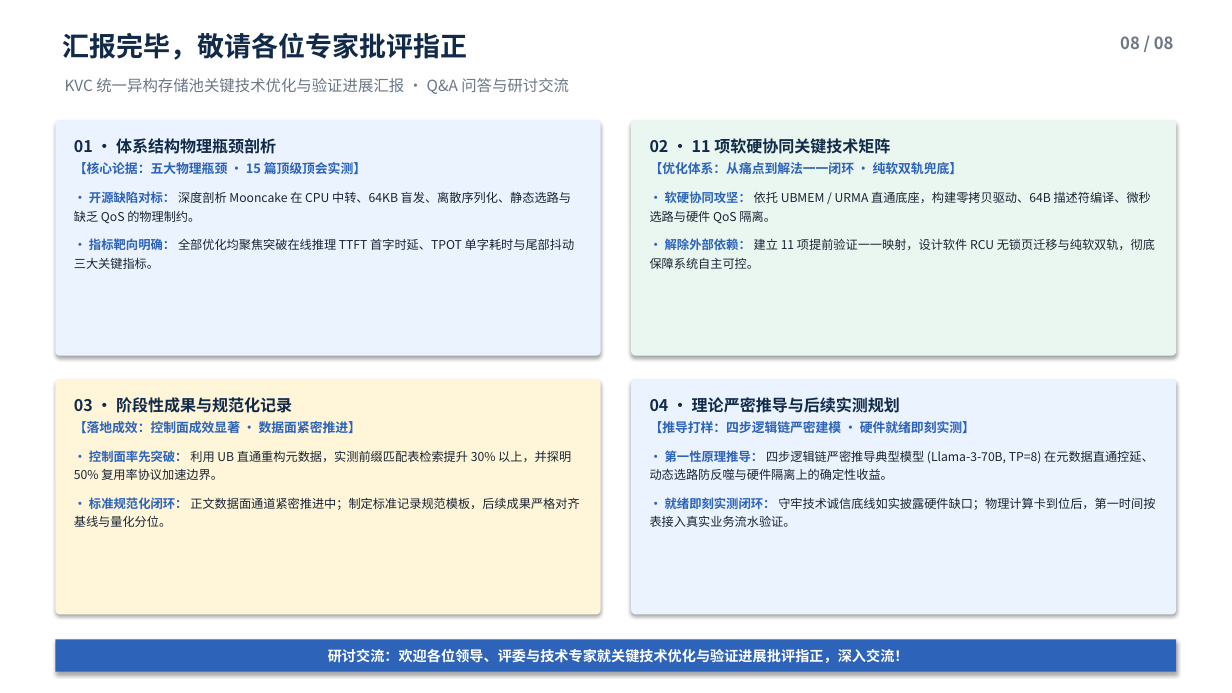
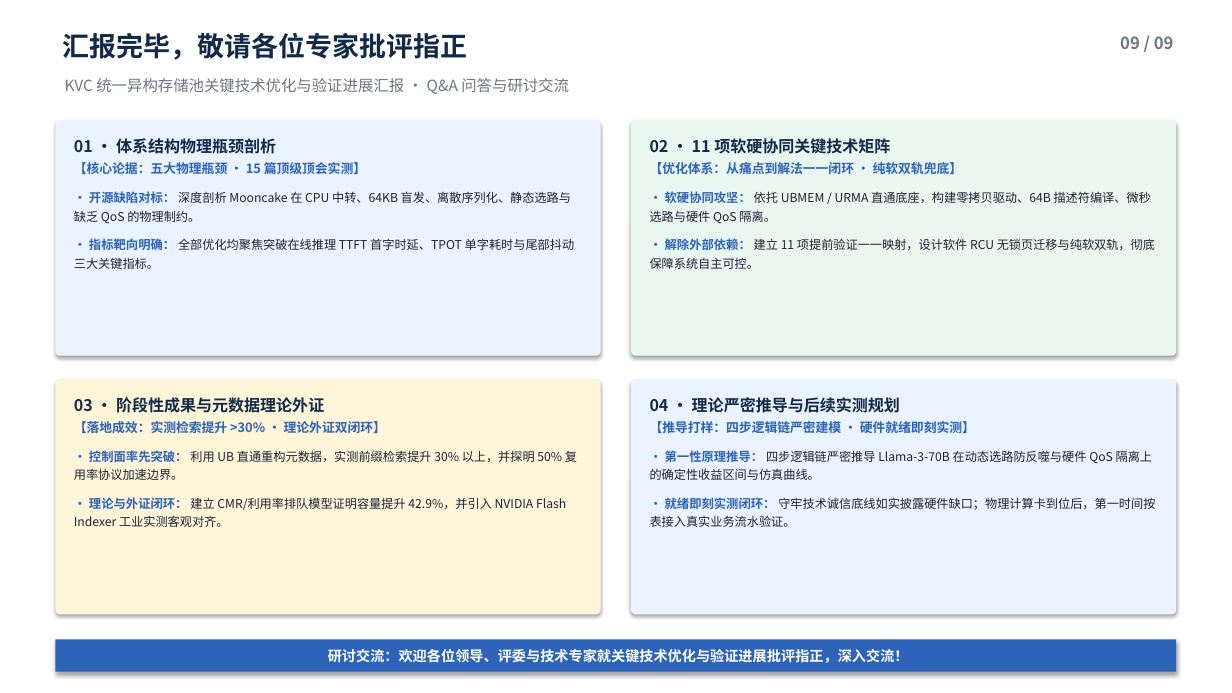
Before and after one commit to stonetree/reports, a slide deck: slide 9 of kvcache/unified_kv_memory/立项汇报PPTX/关键技术汇报_20260910/统一异构KVCache存储池_关键技术汇报_初稿_20260910.pptx (slide 8 before the commit). Drawn at 1232x693 pixels with LibreOffice and Linux fonts; fonts in the diff are those of the drawing. Boxes give left, top, right and bottom in pixels: in the first picture for what was removed or moved away, otherwise in the second. Text is boxed around its words. In the diff, an @@ line names an element or a change of style, - is before the commit and + after.

```diff
--- a/kvcache/unified_kv_memory/立项汇报PPTX/关键技术汇报_20260910/统一异构KVCache存储池_关键技术汇报_初稿_20260910.pptx
+++ b/kvcache/unified_kv_memory/立项汇报PPTX/关键技术汇报_20260910/统一异构KVCache存储池_关键技术汇报_初稿_20260910.pptx
@@ text at [1120,36,1174,49]: text changed @@
-08 / 08
+09 / 09
@@ text at [74,397,577,527]: text changed @@
-03 · 阶段性成果与规范化记录
-【落地成效：控制面成效显著 · 数据面紧密推进】
-• 控制面率先突破： 利用 UB 直通重构元数据，实测前缀匹配表检索提升 30% 以上，并探明 50% 复用率协议加速边界。
-• 标准规范化闭环： 正文数据面通道紧密推进中；制定标准记录规范模板，后续成果严格对齐基线与量化分位。
+03 · 阶段性成果与元数据理论外证
+【落地成效：实测检索提升 >30% · 理论外证双闭环】
+• 控制面率先突破： 利用 UB 直通重构元数据，实测前缀检索提升 30% 以上，并探明 50% 复用率协议加速边界。
+• 理论与外证闭环： 建立 CMR/利用率排队模型证明容量提升 42.9%，并引入 NVIDIA Flash Indexer 工业实测客观对齐。
@@ text at [650,450,1152,480]: text changed @@
-• 第一性原理推导： 四步逻辑链严密推导典型模型 (Llama-3-70B, TP=8) 在元数据直通控延、动态选路防反噬与硬件隔离上的确定性收益。
+• 第一性原理推导： 四步逻辑链严密推导 Llama-3-70B 在动态选路防反噬与硬件 QoS 隔离上的确定性收益区间与仿真曲线。
```
Also in this commit, not shown: 5 other slides changed, 2 slides added, 1 slide removed, 3 other files.
